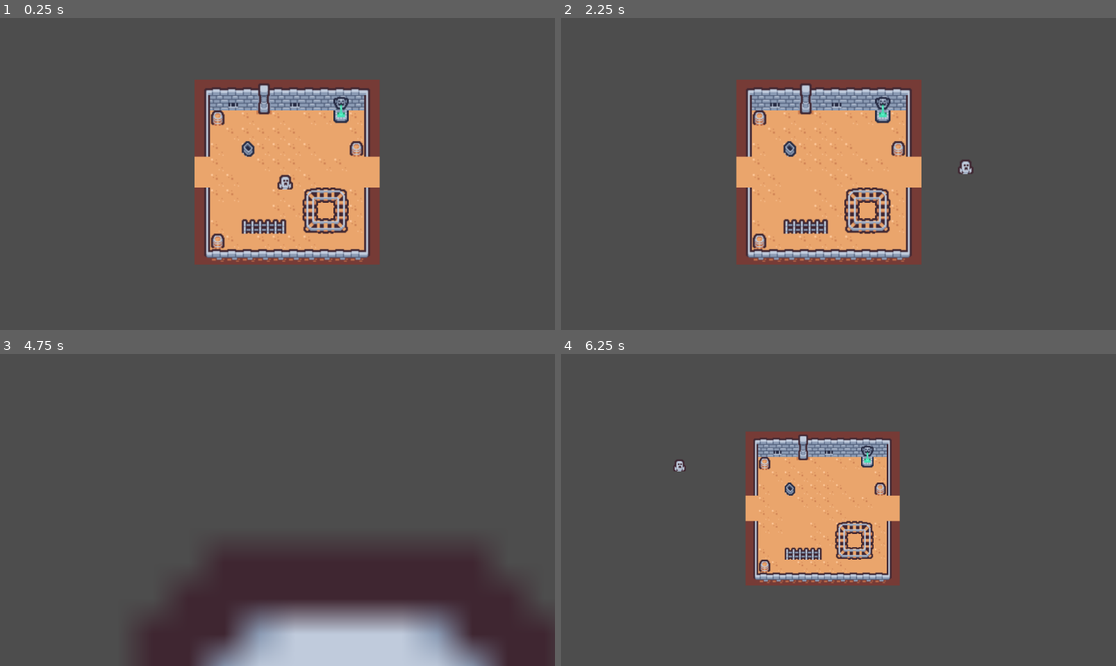
Above: before the commit, frames 1-4 (two rows, left to right).
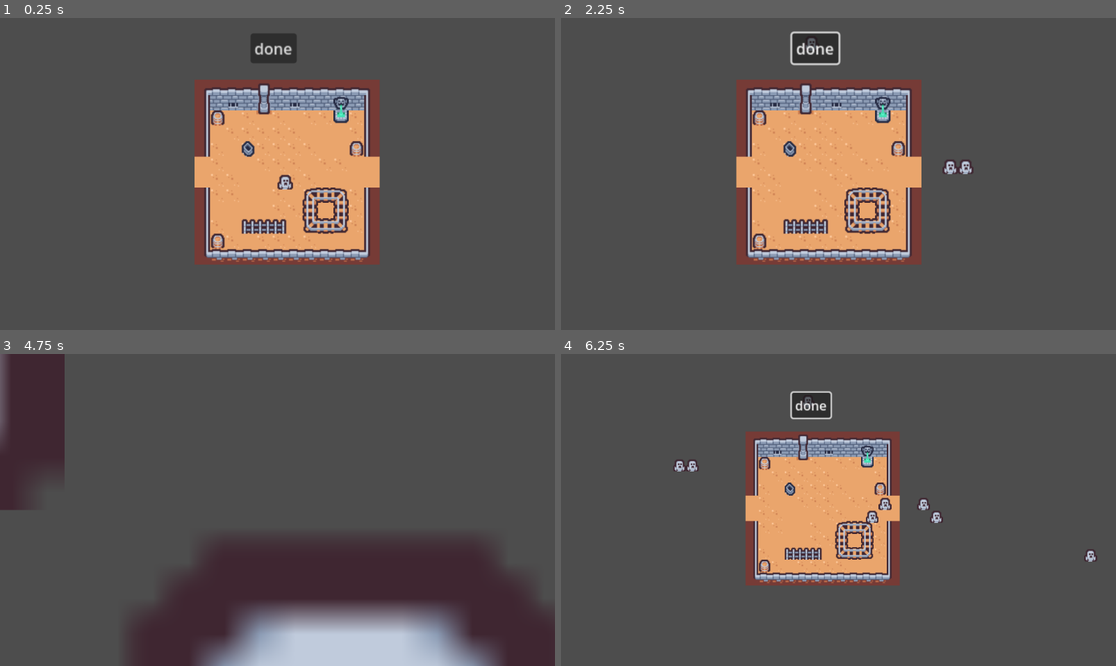
Above: after the commit, the same moments.

Repository: joro550/heroes
Game: Godot game, scene res://edit_room.tscn
The game is run twice, just before and just after one commit, with the same random seed, the same clock (stepped at 60 frames per second) and the same inputs. This scene is started directly instead of the project's main scene.
Inputs (mouse positions are in pixels of both pictures, inside the frame that each line leads up to):
- Up to frame 1 (0.25 s): no input
- Up to frame 2 (2.25 s): click (832, 49) at 0.5 s, where only the run after the commit has a clickable "done"; click (832, 49) at 1.25 s, where only the run after the commit has a clickable "done"; tap Enter at 2 s; move the mouse to (960, 158) at 2.02 s; hold D (move_right) from 2.03 s (still down); click (960, 158) at 2.1 s
- Up to frame 3 (4.75 s): move the mouse to (166, 525) at 2.77 s; release D (move_right) at 2.78 s; hold S (move_down) 2.78-3.53 s; click (166, 525) at 2.85 s; move the mouse to (333, 441) at 3.52 s; hold D (move_right) 3.53-4.28 s; click (333, 441) at 3.6 s; move the mouse to (249, 572) at 4.27 s; hold W (move_up) from 4.28 s (still down); click (249, 572) at 4.35 s
- Up to frame 4 (6.25 s): move the mouse to (1005, 556) at 5.02 s; release W (move_up) at 5.03 s; hold A (move_left) from 5.03 s (still down); click (1005, 556) at 5.1 s; move the mouse to (672, 463) at 5.77 s; click (672, 463) at 5.85 s

The runs differ from the first frame. In frame 1, 0.7% of the frame differs, in the area x 45-54%, y 5-15%; in frame 2, 0.9%; in frame 3, 4.7%, in the area x 0-12%, y 0-50%; in frame 4, 1.1%.

Commit message:
thing

Diff:
--- a/edit_room.gd
+++ b/edit_room.gd
@@ -2,6 +2,11 @@
 
 @onready var _room : Room = $Room1
 @onready var _selected : Node2D = $Enemy
+@onready var _done_button: Button = $Button
+@onready var _thing : Node2D = $Thing
+
+func _ready():
+	_done_button.pressed.connect(_done)
 
 func _process(delta):
 	var tilemap = _room.get_tilemap()
@@ -10,3 +15,12 @@
 	var tile_position = tilemap.local_to_map(mouse_position)
 	var position = tilemap.map_to_local(tile_position)
 	_selected.global_position = position
+
+	if Input.is_action_just_released("mouse_down"):
+		var child = _selected.duplicate()
+		child.position = _room.to_local(child.global_position)
+		_room.add_child(child)
+
+func _done():
+	remove_child(_room)
+	_thing.add_child(_room)
--- a/edit_room.tscn
+++ b/edit_room.tscn
@@ -31,3 +31,12 @@
 [node name="Right" type="Node2D" parent="Confines"]
 position = Vector2(232, 4)
 scale = Vector2(2.3262, 0.00709274)
+
+[node name="Thing" type="Node2D" parent="."]
+
+[node name="Button" type="Button" parent="."]
+offset_left = -28.0
+offset_top = -146.0
+offset_right = 20.0
+offset_bottom = -115.0
+text = "done"
--- a/project.godot
+++ b/project.godot
@@ -51,6 +51,11 @@
 "events": [Object(InputEventMouseButton,"resource_local_to_scene":false,"resource_name":"","device":-1,"window_id":0,"a …(253 unchanged characters)…
 ]
 }
+mouse_down={
+"deadzone": 0.5,
+"events": [Object(InputEventMouseButton,"resource_local_to_scene":false,"resource_name":"","device":-1,"window_id":0,"alt_pressed":false,"shift_pressed":false,"ctrl_pressed":false,"meta_pressed":false,"button_mask":0,"position":Vector2(0, 0),"global_position":Vector2(0, 0),"factor":1.0,"button_index":1,"canceled":false,"pressed":false,"double_click":false,"script":null)
+]
+}
 
 [rendering]
 
Not shown, changed: export_presets.cfg
